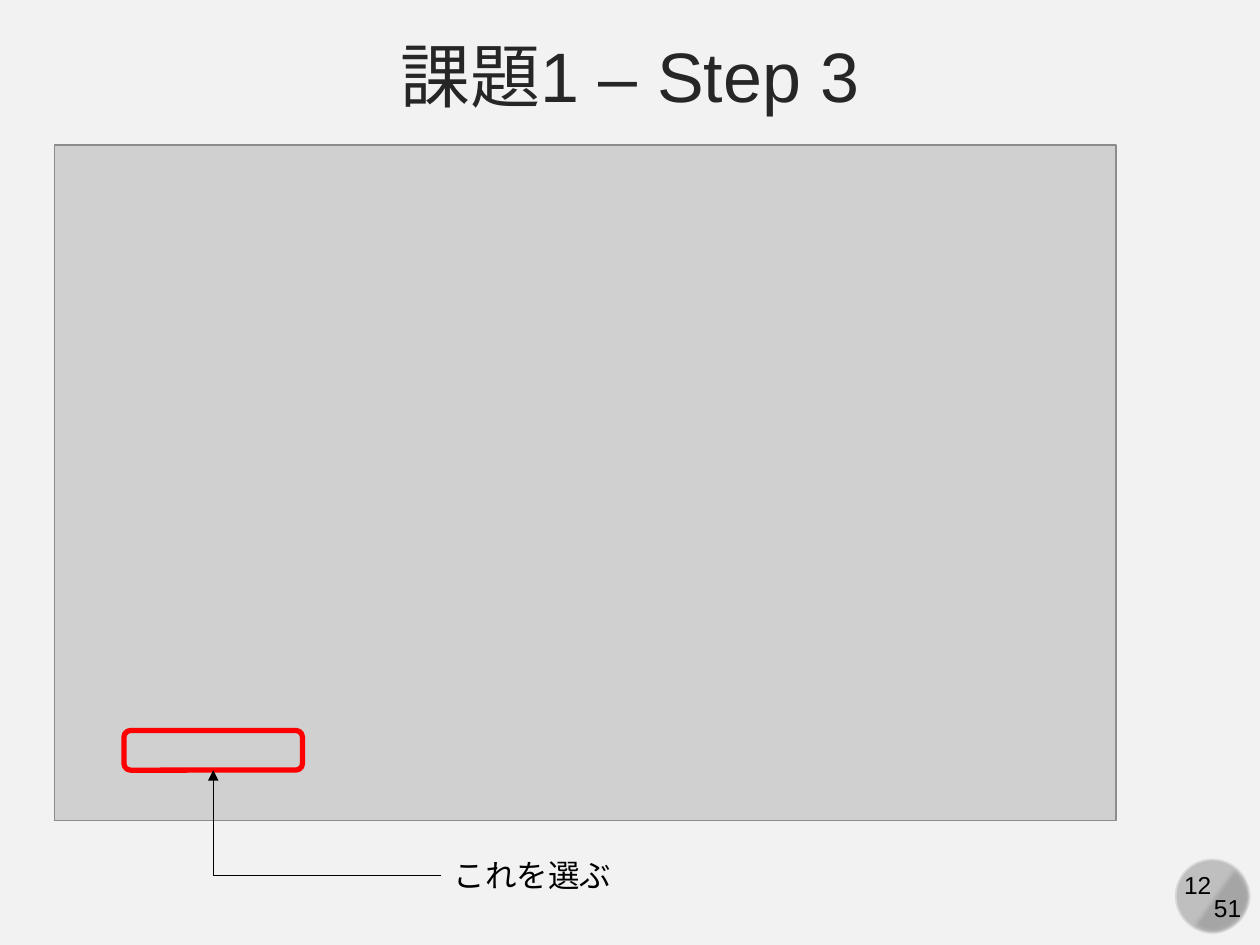
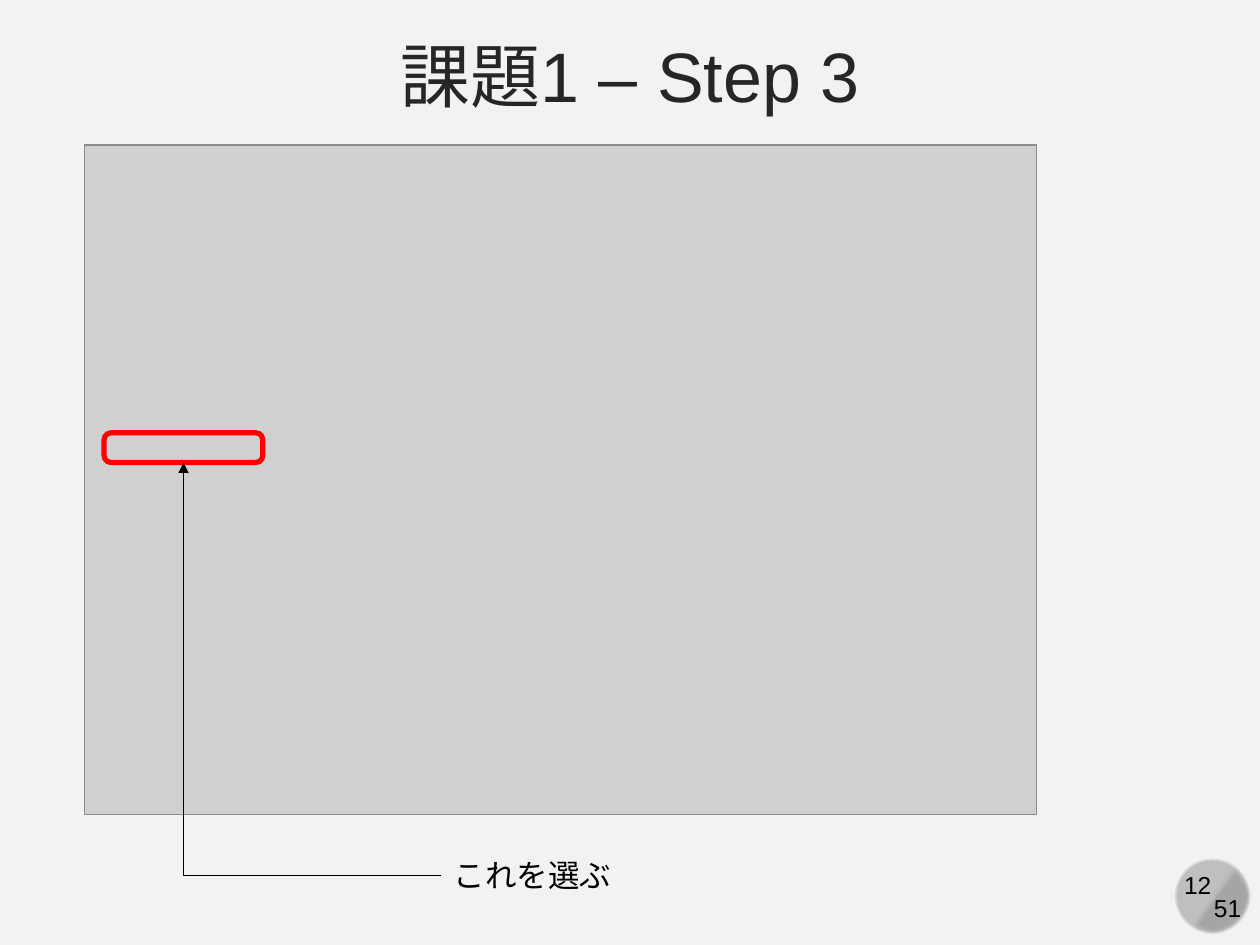
Before and after one commit to kaityo256/github, a slide deck: slide 12 of practice_github_basic/fig/slide.pptx. Drawn at 1260x945 pixels with LibreOffice and Linux fonts; fonts in the diff are those of the drawing; grey boxes stand for pictures. Boxes give left, top, right and bottom in pixels: in the first picture for what was removed or moved away, otherwise in the second. Text is boxed around its words. In the diff, an @@ line names an element or a change of style, - is before the commit and + after.

```diff
--- a/practice_github_basic/fig/slide.pptx
+++ b/practice_github_basic/fig/slide.pptx
@@ picture: place and size @@
-picture at [54, 145, 1116, 820]
+picture at [84, 145, 1037, 814]
@@ rounded rectangle: place and size @@
-rounded rectangle at [123, 731, 302, 770]
+rounded rectangle at [105, 433, 263, 464]
@@ rounded rectangle at [105, 433, 263, 464]: proportions changed @@
@@ elbow arrow moved from (441, 874) - (213, 770) to (441, 874) - (184, 462) @@
```
Also in this commit, not shown: 10 other slides changed, 4 slides added, 2 slides removed, 1 other file.
